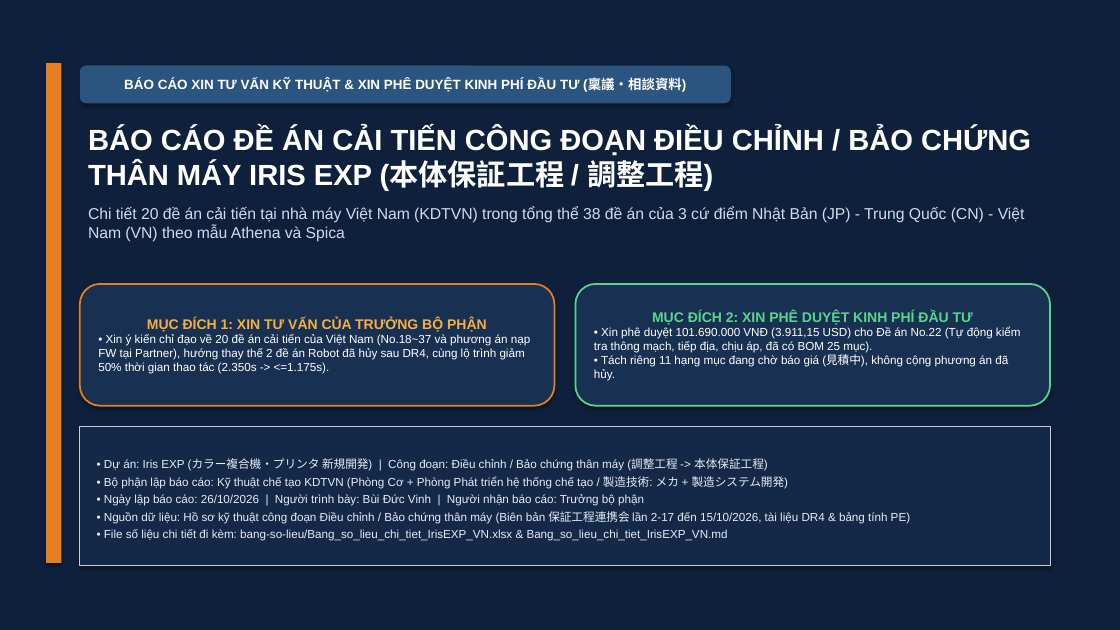
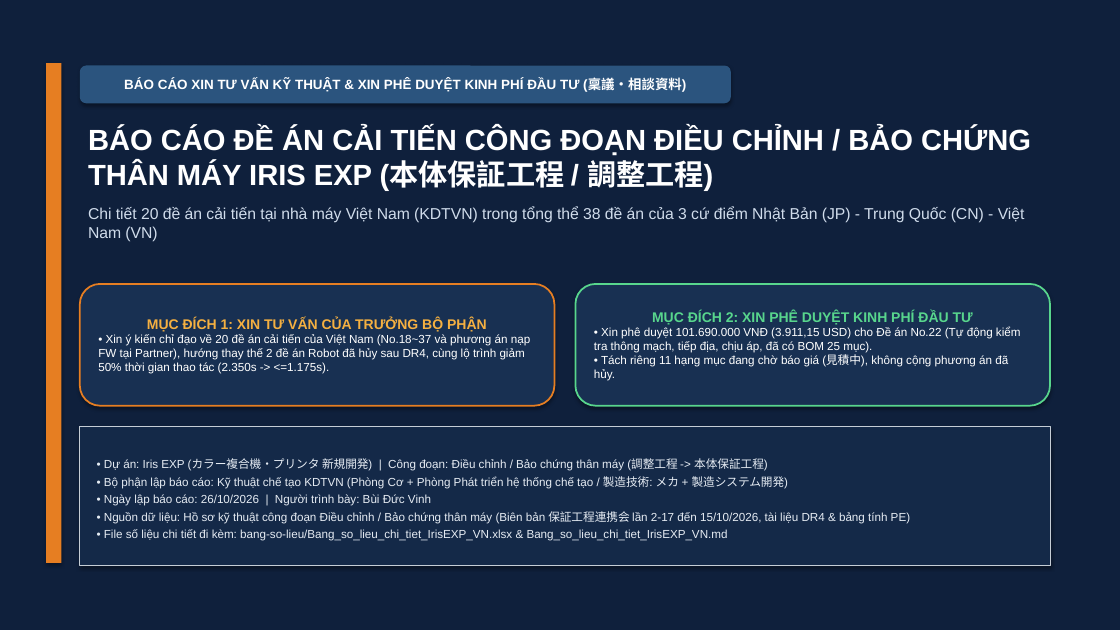
Before and after one commit to Nakazasen/bao_cao_dc_EXPIris, a slide deck: slide 1 of IrisEXP_Bao-cao-de-an-VN.pptx. Drawn at 1120x630 pixels with LibreOffice and Linux fonts; fonts in the diff are those of the drawing. Boxes give left, top, right and bottom in pixels: in the first picture for what was removed or moved away, otherwise in the second. Text is boxed around its words. In the diff, an @@ line names an element or a change of style, - is before the commit and + after.

```diff
--- a/IrisEXP_Bao-cao-de-an-VN.pptx
+++ b/IrisEXP_Bao-cao-de-an-VN.pptx
@@ text at (x1=88, y1=206, x2=1025, y2=242): text changed @@
-Chi tiết 20 đề án cải tiến tại nhà máy Việt Nam (KDTVN) trong tổng thể 38 đề án của 3 cứ điểm Nhật Bản (JP) - Trung Quốc (CN) - Việt Nam (VN) theo mẫu Athena và Spica
+Chi tiết 20 đề án cải tiến tại nhà máy Việt Nam (KDTVN) trong tổng thể 38 đề án của 3 cứ điểm Nhật Bản (JP) - Trung Quốc (CN) - Việt Nam (VN)
@@ text in rectangle at (x1=104, y1=494, x2=431, y2=506): text changed @@
-• Ngày lập báo cáo: 26/10/2026 | Người trình bày: Bùi Đức Vinh | Người nhận báo cáo: Trưởng bộ phận
+• Ngày lập báo cáo: 26/10/2026 | Người trình bày: Bùi Đức Vinh
```
Also in this commit, not shown: 14 other slides changed.
